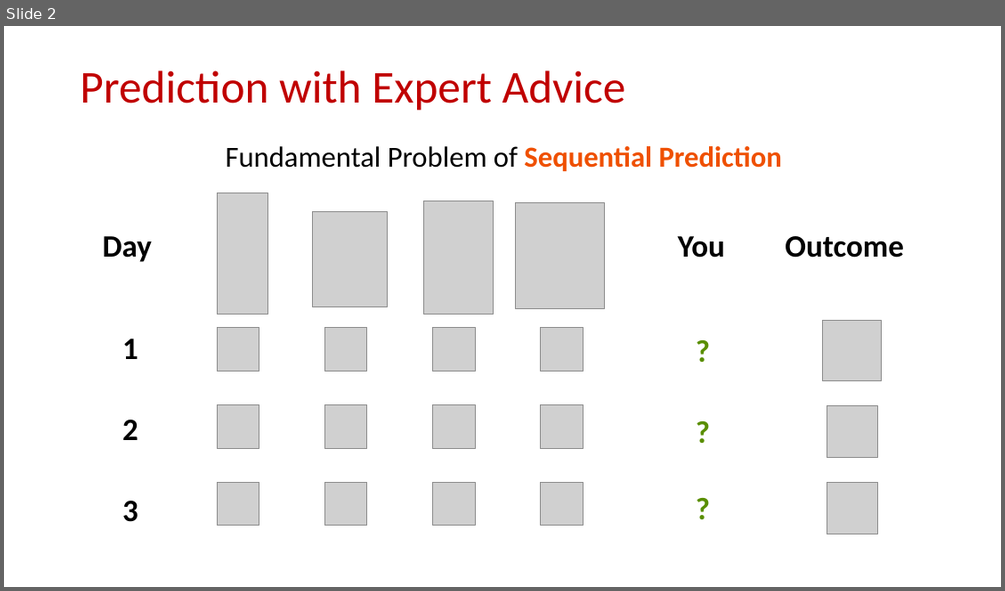
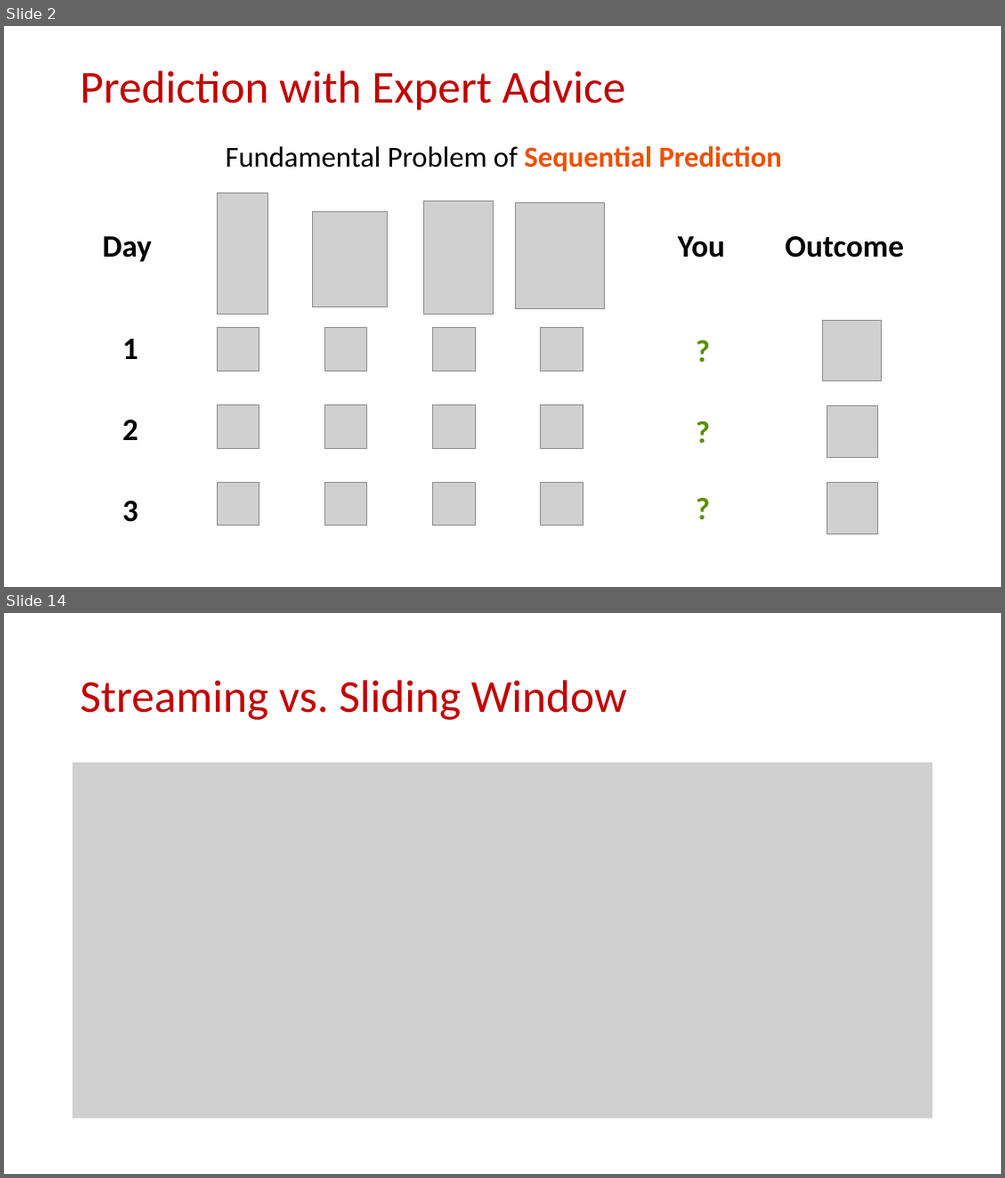
Before and after one commit to samsonzhou/samsonzhou.github.io, a slide deck: other-talks/SODA 2026.pptx. Shown one above the other, each under a label of ours: slide 2 before the commit, slides 2 and 14 after it; the slides between them are not shown. The pictures are 1005x591 and 1005x1178 pixels, drawn with LibreOffice and Linux fonts; fonts in the diff are those of the drawing; grey boxes stand for pictures. Boxes give left, top, right and bottom in pixels: in the first picture for what was removed or moved away, otherwise in the second. Text is boxed around its words. In the diff, an @@ line names an element or a change of style, - is before the commit and + after.

```diff
--- a/other-talks/SODA 2026.pptx
+++ b/other-talks/SODA 2026.pptx
@@ slide 14 added at (x1=4, y1=613, x2=1001, y2=1174), background #FFFFFF @@
@@ title added at (x1=80, y1=680, x2=627, y2=720), 44 pt, text #C00000 @@
+Streaming vs. Sliding Window
@@ picture added at (x1=73, y1=763, x2=933, y2=1119) @@
```
Also in this commit, not shown: 1 slide changed, 25 other slides added.
